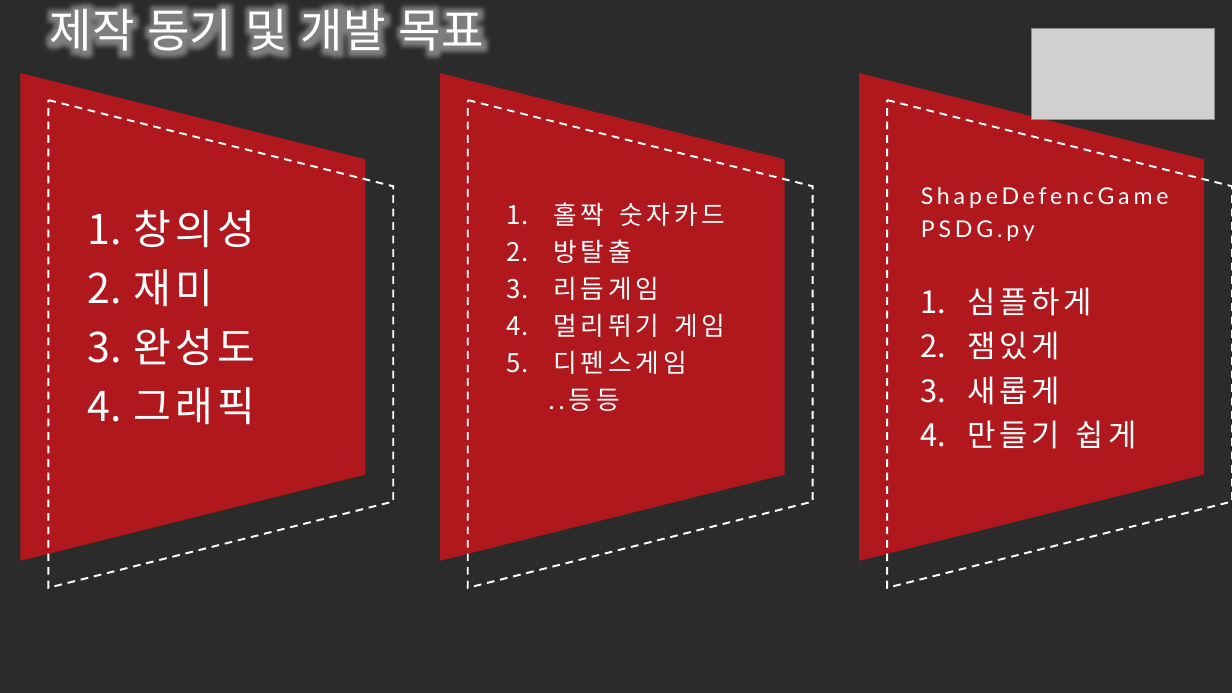
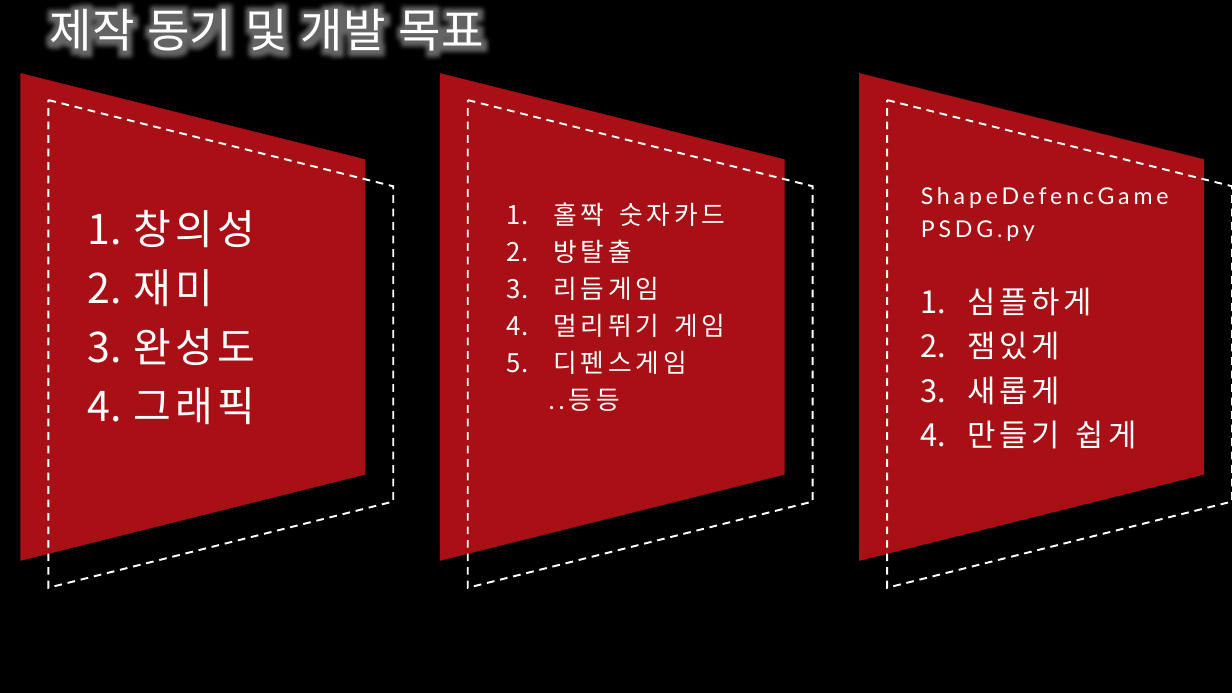
Before and after one commit to kimku-0112/PygameShapeDefenceGame, a slide deck: slide 4 of 텀 프로젝트.pptx. Drawn at 1232x693 pixels with LibreOffice and Linux fonts; fonts in the diff are those of the drawing; grey boxes stand for pictures; background and template pictures are left out; a plain dark background stands for a picture behind light text. Boxes give left, top, right and bottom in pixels: in the first picture for what was removed or moved away, otherwise in the second. Text is boxed around its words. In the diff, an @@ line names an element or a change of style, - is before the commit and + after.

```diff
--- a/텀 프로젝트.pptx
+++ b/텀 프로젝트.pptx
@@ background picture (left out) to #000000 @@
@@ picture removed at (1032, 29, 1215, 119) @@
```
Also in this commit, not shown: 1 other slide changed.
